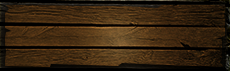
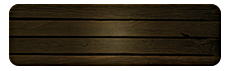
Revision of a layered 230x71 image; what changed, layer by layer:
renamed "WoodsBase copia 3" to "Relleno de color 1", blend soft light → hard light, painted on it over box(0, 0, 230, 71)
removed layer "Forma 1" (was hard light) over box(0, 0, 230, 71)
painted on "WoodPlanksBare0149_3_S", masked it over box(0, 0, 230, 71)
